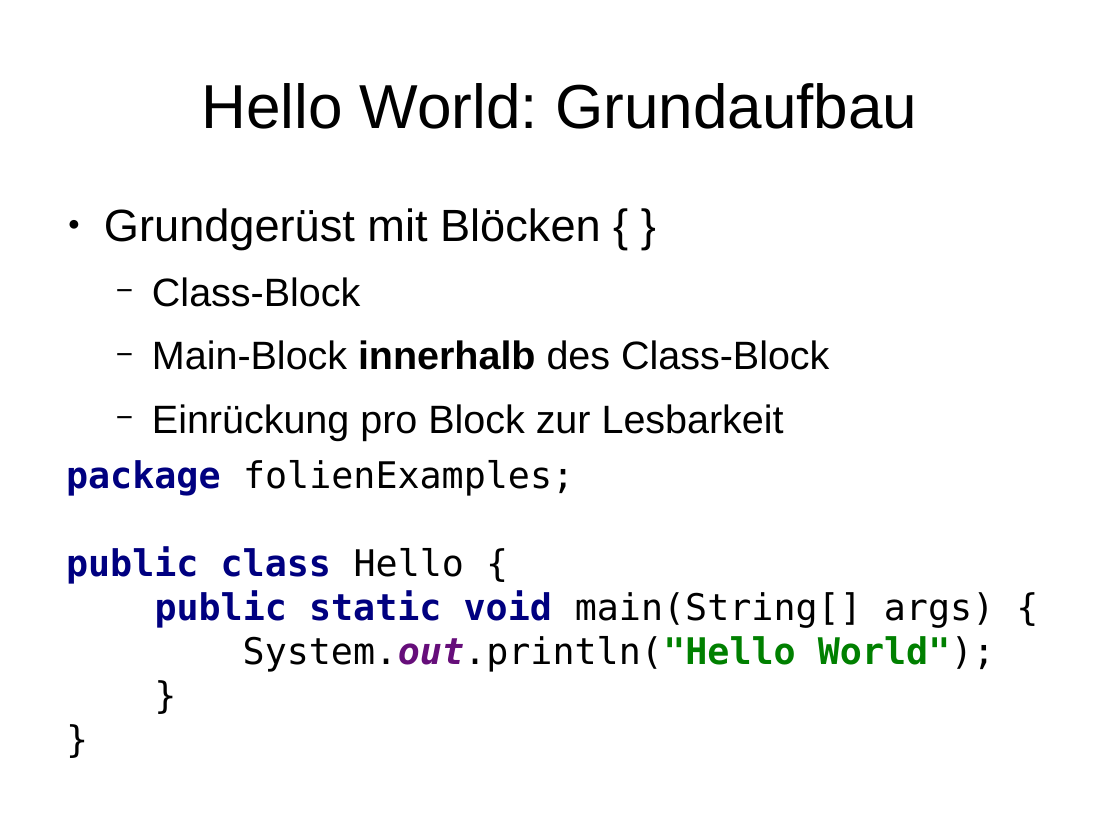
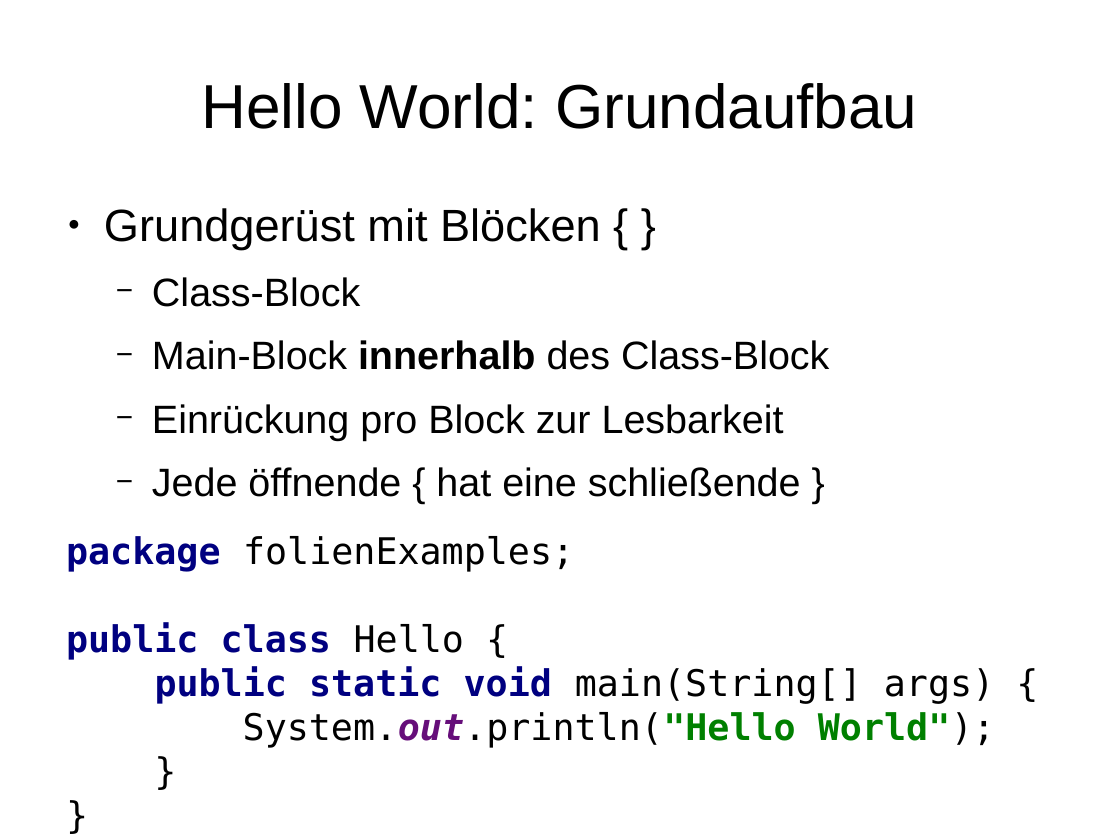
Before and after one commit to mn-io/hello-java, a slide deck: slide 17 of Folien.odp. Drawn at 1120x840 pixels with LibreOffice and Linux fonts; fonts in the diff are those of the drawing. Boxes give left, top, right and bottom in pixels: in the first picture for what was removed or moved away, otherwise in the second. Text is boxed around its words. In the diff, an @@ line names an element or a change of style, - is before the commit and + after.

```diff
--- a/Folien.odp
+++ b/Folien.odp
@@ text at (x1=152, y1=467, x2=801, y2=497): paragraph added @@
+  − Jede öffnende { hat eine schließende }
@@ text "package folienExamples; public class Hello ..." moved from (x1=66, y1=460, x2=995, y2=672) to (x1=66, y1=536, x2=995, y2=748) @@
```
Also in this commit, not shown: 9 other slides changed, 2 slides added, 7 other files.
